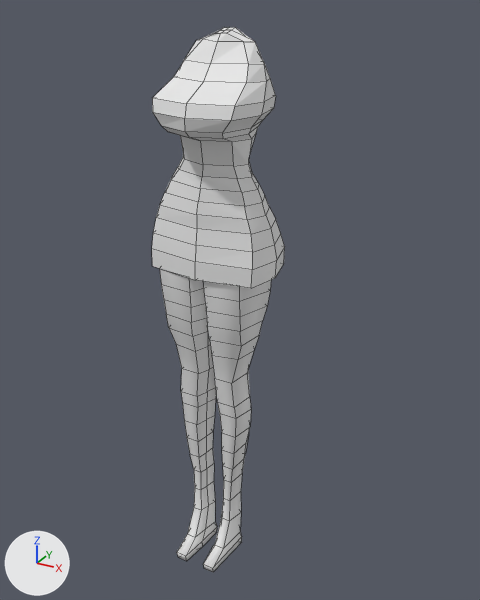
One commit to the Blender file 2023_12/Own Projects/CharacterBasics1217.blend: the scene before it, then after it.
One viewpoint serves both versions: a 50 mm camera at (2.14, -3.67, 4.15) aimed at (0.07, 0.1, 2.27). Every picture has the same lights, and +X, +Y and +Z are marked at lower left. Mesh edges are drawn as thin lines.

The scene before the commit, as lines of its bpy script (objects in view):
```python
me_cube_001 = bpy.data.meshes.new('Cube.001')
me_cube_001.from_pydata(...)  # 146 vertices, 144 faces; spans x -0.54..0.37, y -0.42..0.34, z 2.5..4.04
# before: 60 (-0.22, -0.07, 3.86) at pixel (184, 59), 61 (-0.25, 0.14, 3.85), 138 (-0.28, 0.01, 3.85) at pixel (183, 60)
me_cylinder_001 = bpy.data.meshes.new('Cylinder.001')
me_cylinder_001.from_pydata(...)  # 108 vertices, 106 faces; spans x -0.1..0.35, y -0.34..0.32, z 0.09..2.5
me_cylinder_001.polygons.foreach_set('use_smooth', [True] * 106)
ob_body = bpy.data.objects.new('Body', me_cube_001)
ob_body.location = (0.0, 0.0, 0.0)
ob_legs = bpy.data.objects.new('Legs', me_cylinder_001)
ob_legs.location = (-0.034, -0.002, 0.005)
_m = ob_legs.modifiers.new('Mirror', 'MIRROR')
_m.mirror_object = ob_ref_mirror
```
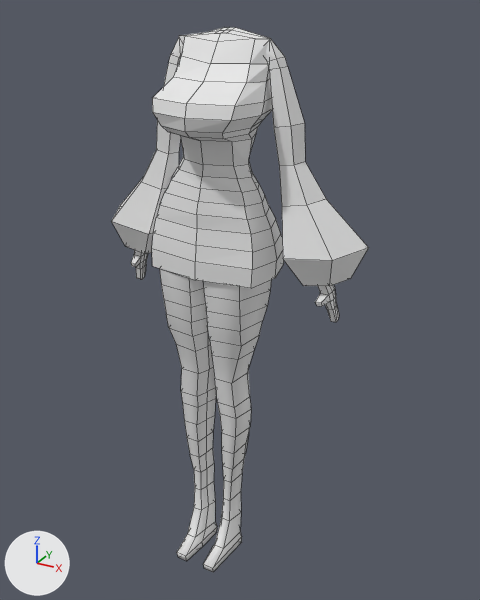
The change in detail:
me_cube_001 has 146 vertices, 144 faces and spans x -0.54..0.37, y -0.42..0.34, z 2.5..4.04.
me_cube_001 is used by ob_body; location (0.0, 0.0, 0.0).
Part 1, on me_cube_001:
Vertices 60, 61, 138 of me_cube_001 move by (-0.02, -0.01, 0.02).
Vertex 64 of me_cube_001 moves from (-0.13, -0.01, 3.98) at pixel (203, 38) to (-0.25, -0.02, 3.99) at pixel (185, 35).
Vertex 65 of me_cube_001 moves from (-0.16, 0.09, 3.97) to (-0.29, 0.08, 3.98).
Vertex 140 of me_cube_001 moves from (-0.19, 0.02, 3.97) at pixel (196, 40) to (-0.31, 0.02, 3.99) at pixel (179, 35).
Part 2, on me_cube_001:
Vertex 62 of me_cube_001 moves from (0.22, -0.07, 3.85) at pixel (248, 64) to (0.23, -0.07, 3.85) at pixel (250, 63).
Vertex 63 of me_cube_001 moves from (0.22, 0.13, 3.85) at pixel (263, 61) to (0.26, 0.13, 3.85).
Vertex 66 of me_cube_001 moves from (0.15, -0.01, 3.97) at pixel (243, 41) to (0.23, -0.01, 3.99) at pixel (255, 38).
Vertex 67 of me_cube_001 moves from (0.15, 0.09, 3.97) to (0.28, 0.09, 3.99) at pixel (269, 38).
Vertex 139 of me_cube_001 moves from (0.28, 0.01, 3.85) at pixel (264, 63) to (0.32, 0.01, 3.85) at pixel (269, 63).
Vertex 141 of me_cube_001 moves from (0.21, 0.02, 3.97) at pixel (255, 41) to (0.31, 0.02, 3.99) at pixel (269, 38).
Mesh me_cylinder_005 is new.
It has 89 vertices, 82 faces and spans x -1.15..5.15, y -1.49..1.83, z -11.09..2.03.
Object 'Arms' (ob_arms) is new; it shows me_cylinder_005.
Its location is (0.369, 0.044, 3.72).
Its rotation in degrees is (0, 4.1, 0).
Its scale is (0.128, 0.128, 0.128).
It gains a MIRROR modifier named 'Mirror'.
Modifier setting: mirror_object = ob_body.

Location of each change, [x1, y1, x2, y2] in pixels of the pictures (480 x 600 px; the box of a moved part takes in the faces that stretch with it):
'Body', reshaped: before [152, 27, 285, 288]; after [152, 27, 284, 288]
'Arms', added: after [111, 38, 369, 322]
part 1 of me_cube_001, moved or reshaped: before [174, 32, 220, 82]; after [174, 28, 222, 82]
part 2 of me_cube_001, moved or reshaped: [204, 28, 270, 83] in both
